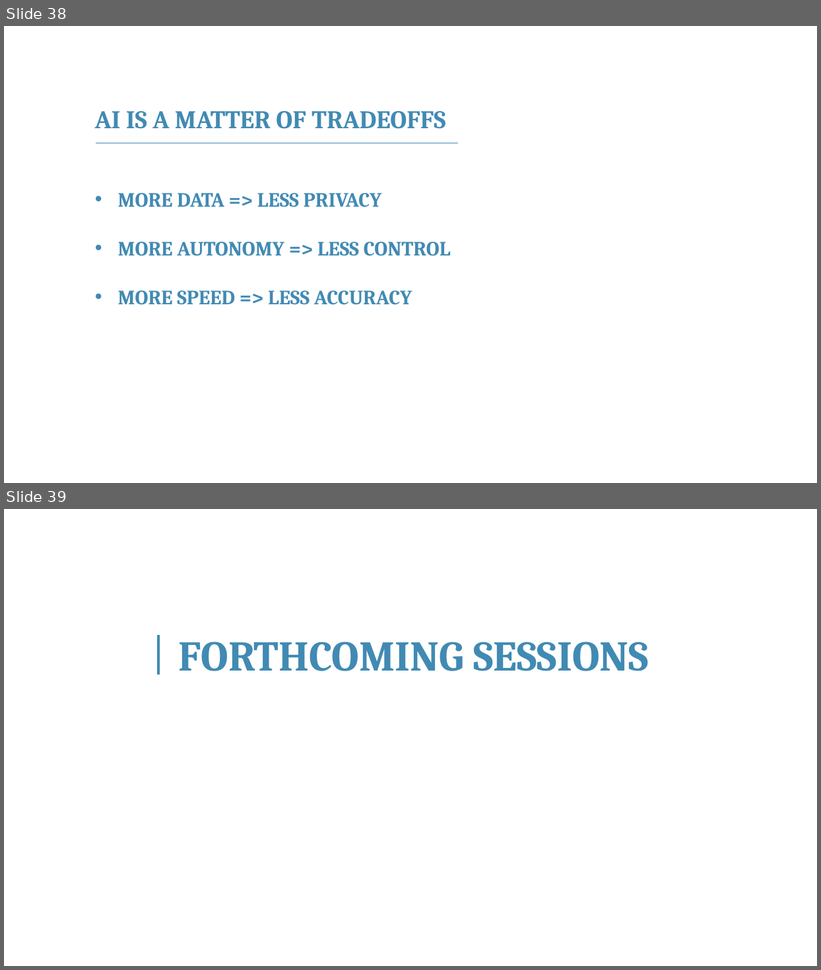
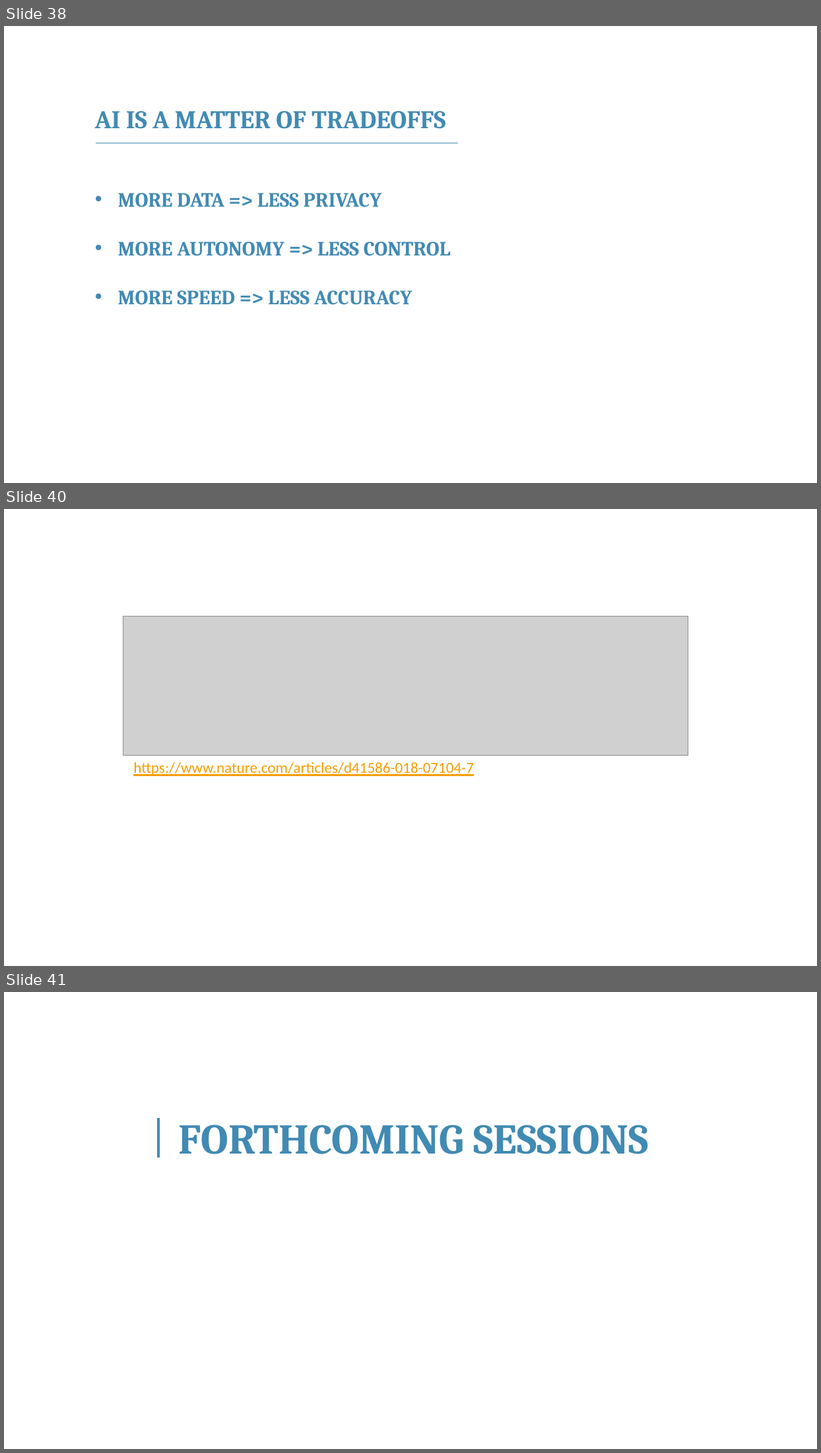
Before and after one commit to franckalbinet/itu-eaco-zanzibar-12-2018, a slide deck: presentations/session-4-intro-to-ai.pptx. Shown one above the other, each under a label of ours: slides 38 and 39 before the commit, slides 38, 40 and 41 after it; the slides between them are not shown. The pictures are 821x970 and 821x1453 pixels, drawn with LibreOffice and Linux fonts; fonts in the diff are those of the drawing; grey boxes stand for pictures; background and template pictures are left out. Boxes give left, top, right and bottom in pixels: in the first picture for what was removed or moved away, otherwise in the second. Text is boxed around its words. In the diff, an @@ line names an element or a change of style, - is before the commit and + after.

```diff
--- a/presentations/session-4-intro-to-ai.pptx
+++ b/presentations/session-4-intro-to-ai.pptx
@@ slide 40 added at (4, 509, 817, 966), background #FFFFFF @@
@@ picture added at (123, 617, 688, 755) @@
@@ text added at (133, 762, 474, 776), 18 pt, text #F59E00, underline @@
+https://www.nature.com/articles/d41586-018-07104-7
@@ what was slide 39 is now slide 41 @@
```
Also in this commit, not shown: 1 other slide added.
